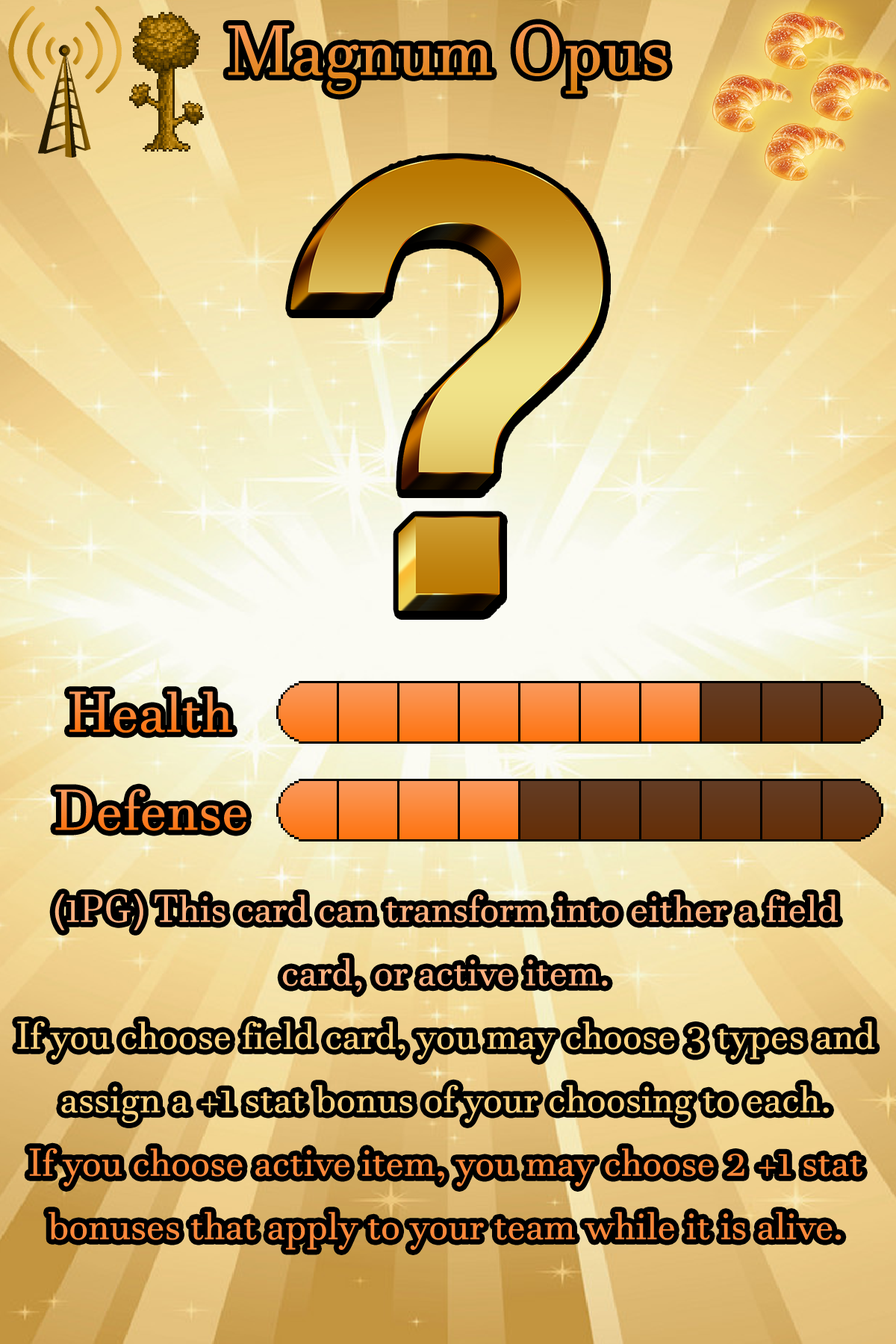
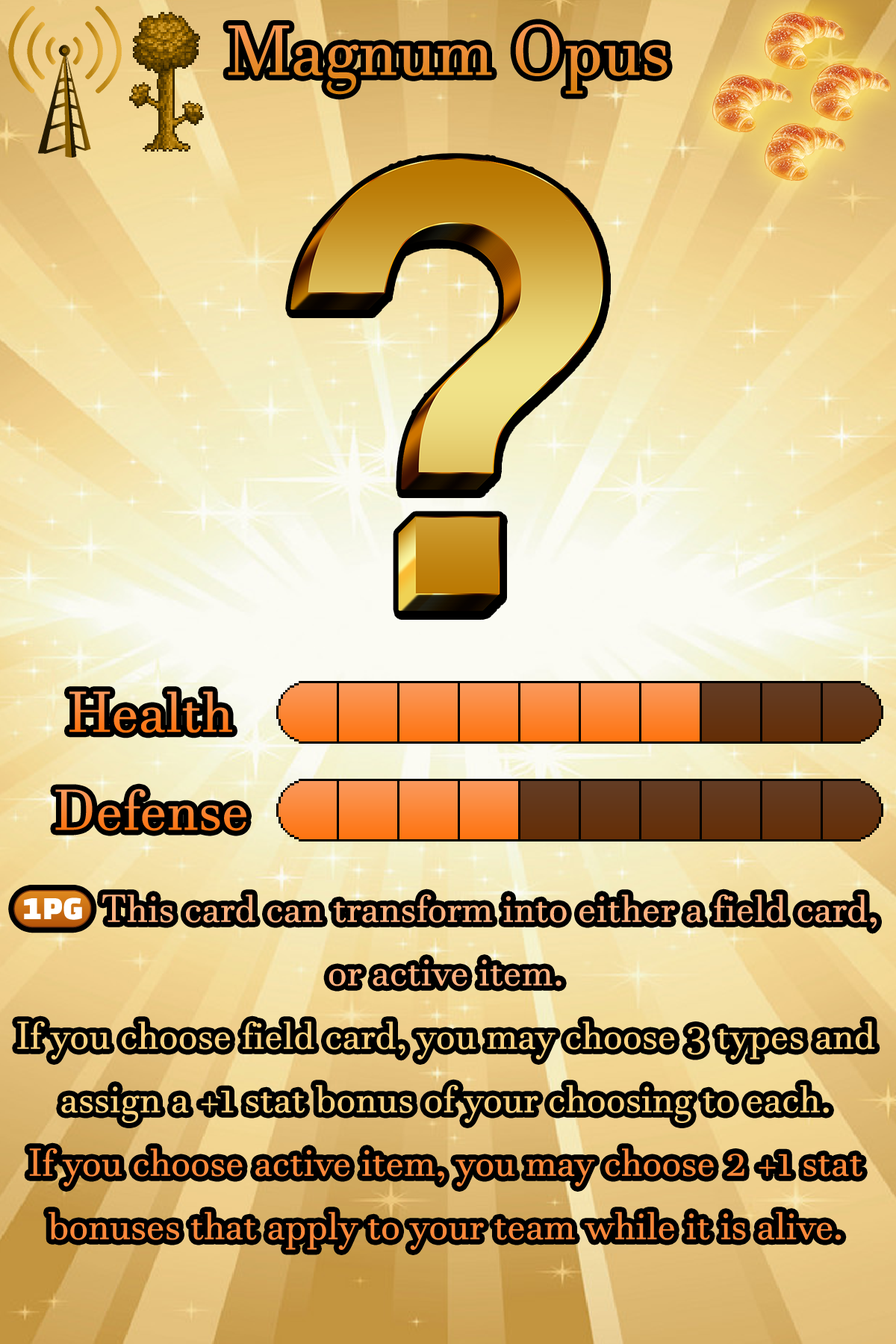
Two versions of the same layered image (896×1344). Layer-by-layer changes:
painted on "Ability" over (13, 889, 877, 1240)
